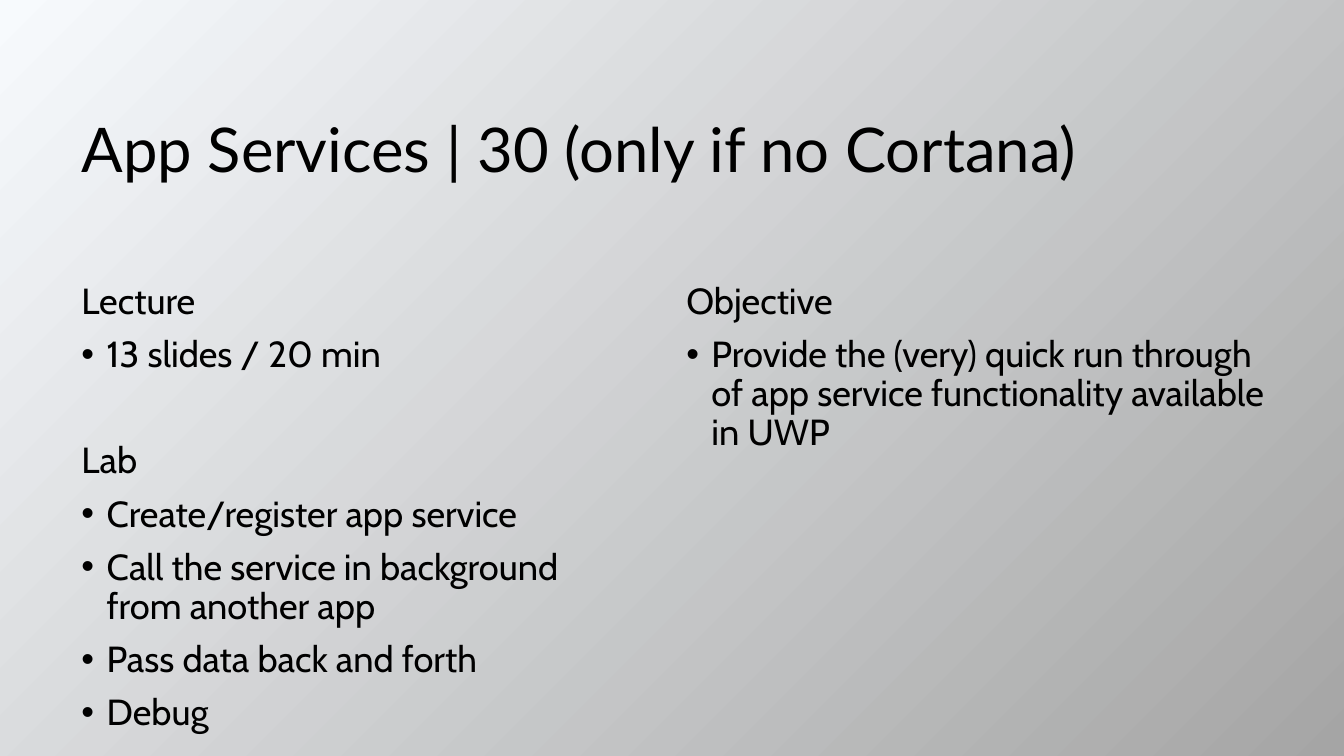
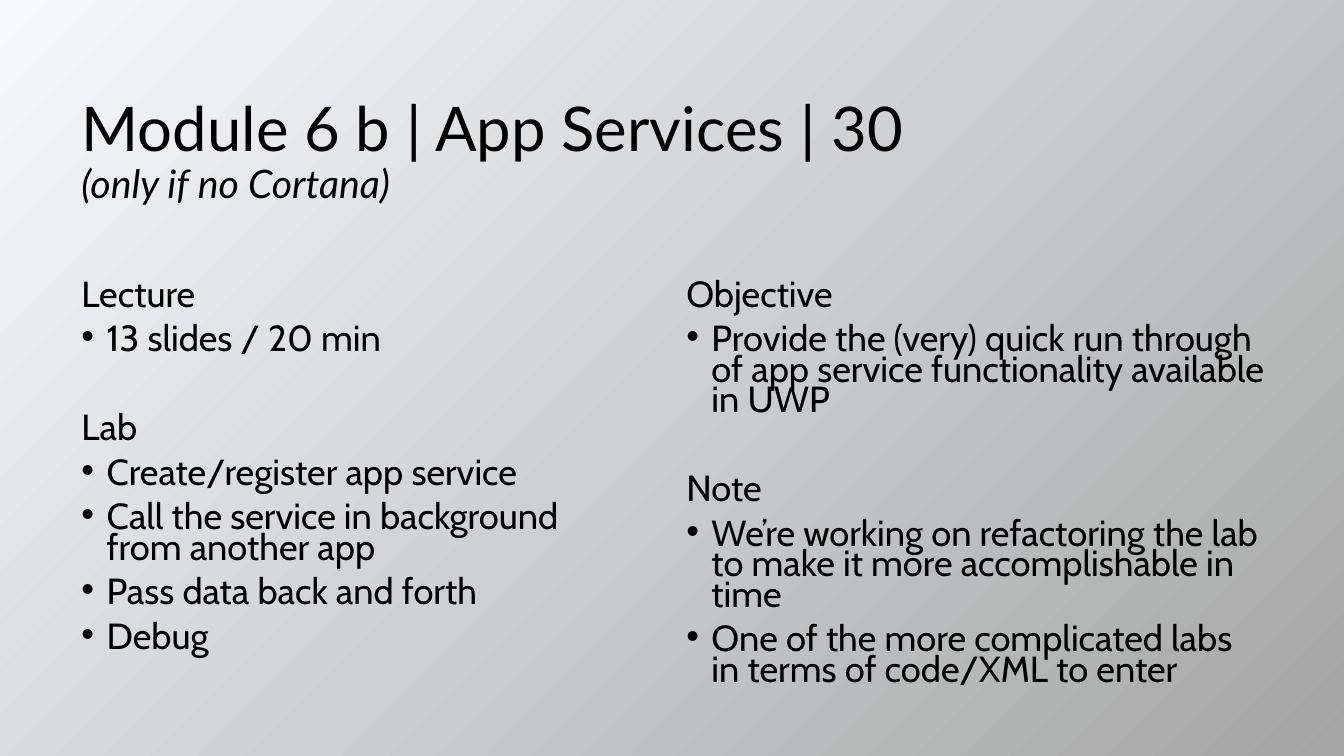
Before and after one commit to evangelism/WinDevWorkshop, a slide deck: slide 15 of 10.08.15.Train the Trainer.pptx. Drawn at 1344x756 pixels with LibreOffice and Linux fonts; fonts in the diff are those of the drawing. Boxes give left, top, right and bottom in pixels: in the first picture for what was removed or moved away, otherwise in the second. Text is boxed around its words. In the diff, an @@ line names an element or a change of style, - is before the commit and + after.

```diff
--- a/10.08.15.Train the Trainer.pptx
+++ b/10.08.15.Train the Trainer.pptx
@@ title at <box>81,105,902,205</box>: text changed @@
-App Services | 30 (only if no Cortana)
+Module 6 b | App Services | 30
+(only if no Cortana)
@@ text "Lecture" at <box>81,281,558,657</box>: line spacing 0.9 to 0.7 @@
@@ text at <box>686,280,1264,413</box>: line spacing 0.9 to 0.7 @@
@@ text at <box>686,475,1258,685</box>: paragraphs added @@
+Note
+• We’re working on refactoring the lab to make it more accomplishable in time
+• One of the more complicated labs in terms of code/XML to enter
```
Also in this commit, not shown: 7 other slides changed, 1 slide added, 1 slide removed.
